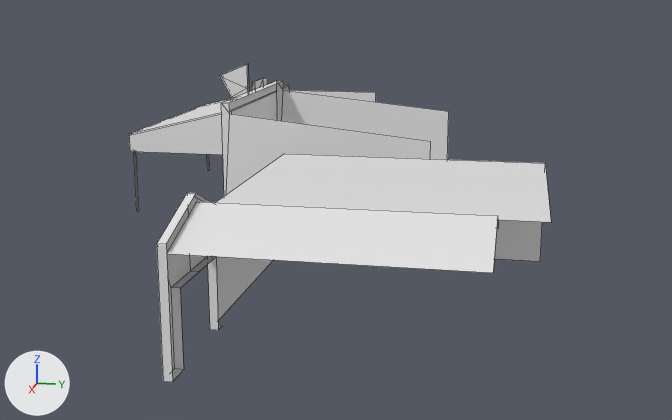
The Blender file Assets/praça das aguas/predios/conjunto casa12.blend, before and after one commit.
Camera for both pictures: a 50 mm camera at (54.7, 13.9, 9.8) aimed at (16.9, 6.3, 0.4). Every picture has the same lights, and +X, +Y and +Z are marked at lower left. Mesh edges are drawn as thin lines.

The older version as bpy lines, for what is in view:
```python
me_cube = bpy.data.meshes.new('Cube')
me_cube.from_pydata(...)  # 31 vertices, 18 faces; spans x -4.44..8.13, y -0.13..9.41, z -2.29..2.13
me_cube_001 = bpy.data.meshes.new('Cube.001')
me_cube_001.from_pydata(...)  # 54 vertices, 51 faces; spans x -1.0..6.96, y -3.38..5.17, z -0.04..5.23
me_cube_002 = bpy.data.meshes.new('Cube.002')
me_cube_002.from_pydata(...)  # 48 vertices, 27 faces; spans x -4.97..6.22, y -5.97..7.17, z -1.88..3.23
ob_cube = bpy.data.objects.new('Cube', me_cube_001)
ob_cube.location = (0.0, 0.0, 0.0)
ob_cube_001 = bpy.data.objects.new('Cube.001', me_cube_002)
ob_cube_001.location = (12.44, 3.26, 1.84)
ob_cube_002 = bpy.data.objects.new('Cube.002', me_cube)
ob_cube_002.location = (25.85, 5.35, 2.25)
```
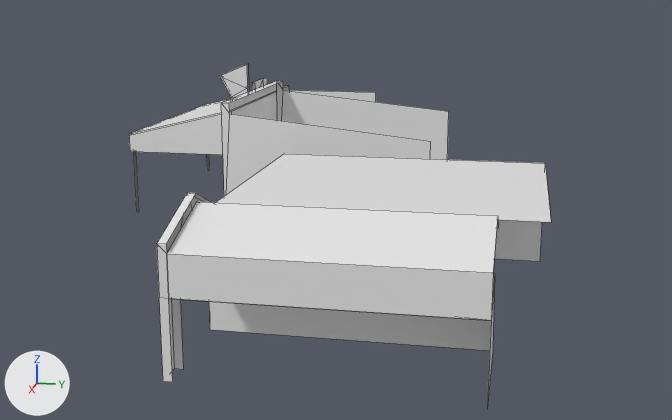
Commit message: casa 12
gg

What differs and where, as boxes (x1, y1, x2, y2) in the pictures (672 x 420 px; the box of a moved part takes in the faces that stretch with it):
'Cube.002', reshaped (11% taller): before (157, 154, 551, 382); after (157, 154, 551, 407)
part 1 of me_cube, moved or reshaped: before (157, 197, 273, 382); after (157, 197, 495, 407)

What the commit changed:
me_cube is used by ob_cube_002; location (25.85, 5.35, 2.25).
me_cube had 31 vertices, 18 faces and spanned x -4.44..8.13, y -0.13..9.41, z -2.29..2.13.
me_cube now has 33 vertices, 23 faces and spans x -4.44..8.13, y -0.13..9.41, z -2.29..2.13.
Part 1, on me_cube:
6 vertices are removed from x 4.06..5.89, y -0.13..0.13, z -2.29..-0.06.
11 faces are deleted.
8 vertices are added at x 4.45..8.13, y -0.13..8.03, z -2.29..-0.06.
16 new faces join them.
